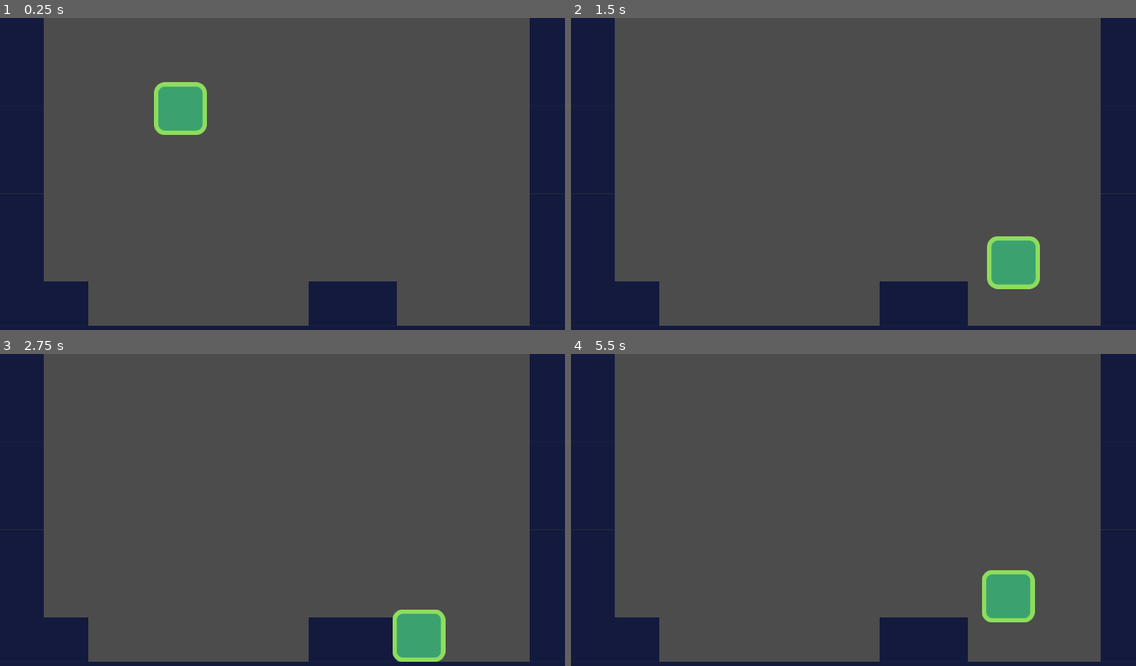
Above: before the commit, frames 1-4 (two rows, left to right).
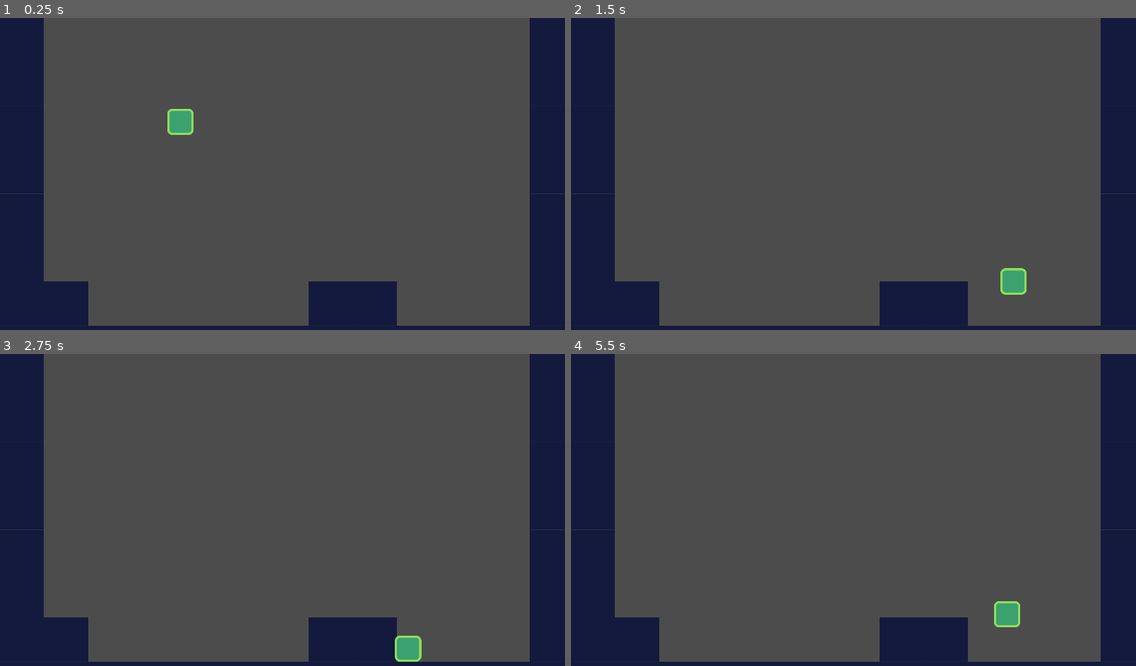
Above: after the commit, the same moments.

Repository: franpas12123/2d-platformer
Game: Godot game, scene res://src/Levels/LevelTemplate.tscn
Same seed, same stepped clock (60 frames per second), same inputs: the game is played once before the commit and once after it.
Inputs:
- Up to frame 1 (0.25 s): no input
- Up to frame 2 (1.5 s): hold D (move_right) from 0.53 s (still down); tap Space (jump) at 0.77 s
- Up to frame 3 (2.75 s): tap Space (jump) at 1.52 s; release D (move_right) at 2.03 s; hold A (move_left) from 2.03 s (still down)
- Up to frame 4 (5.5 s): tap Enter at 2.75 s; release A (move_left) at 2.78 s; hold D (move_right) 2.78-4.28 s; tap Space (jump) at 3.02, 3.77, 4.52 s; hold A (move_left) 4.28-5.03 s; hold D (move_right) from 5.03 s (still down)

The runs differ from the first frame. In frame 1, 1.3% of the frame differs, in the area x 27-37%, y 20-38%; in frame 2, 1.4%, in the area x 73-83%, y 69-89%; in frame 3, 1.2%; in frame 4, 1.4%.

Commit message:
scale down player size

Diff:
--- a/src/Actors/Actor.gd
+++ b/src/Actors/Actor.gd
@@ -1,9 +1,10 @@
 extends KinematicBody2D
 
 class_name Actor
+
+const FLOOR_NORMAL = Vector2.UP
 
 export var speed = Vector2(500.0, 800.0)
 export var gravity = 3000.0
 
 var velocity = Vector2.ZERO
-var FLOOR_NORMAL = Vector2.UP
--- a/src/Actors/Player.tscn
+++ b/src/Actors/Player.tscn
@@ -7,17 +7,15 @@
 extents = Vector2( 39, 43.25 )
 
 [node name="Player" type="KinematicBody2D"]
-position = Vector2( 74, 114 )
 collision_mask = 8
 script = ExtResource( 1 )
-__meta__ = {
-"_edit_group_": true
-}
 
 [node name="Player" type="Sprite" parent="."]
-position = Vector2( 0, -48 )
+position = Vector2( 0, -24 )
+scale = Vector2( 0.5, 0.5 )
 texture = ExtResource( 2 )
 
 [node name="CollisionShape2D" type="CollisionShape2D" parent="."]
-position = Vector2( 0, -44 )
+position = Vector2( 0, -22 )
+scale = Vector2( 0.5, 0.5 )
 shape = SubResource( 1 )
